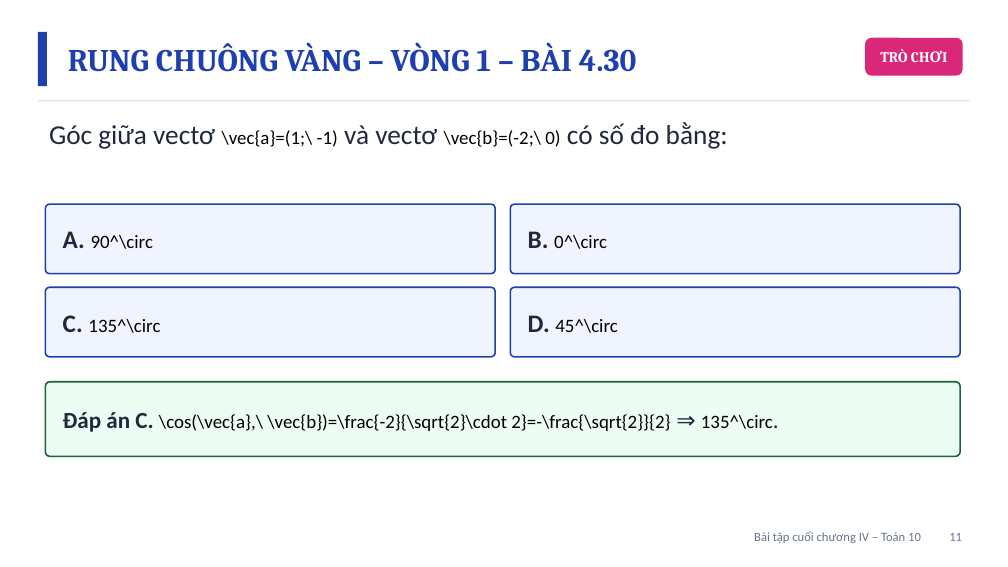
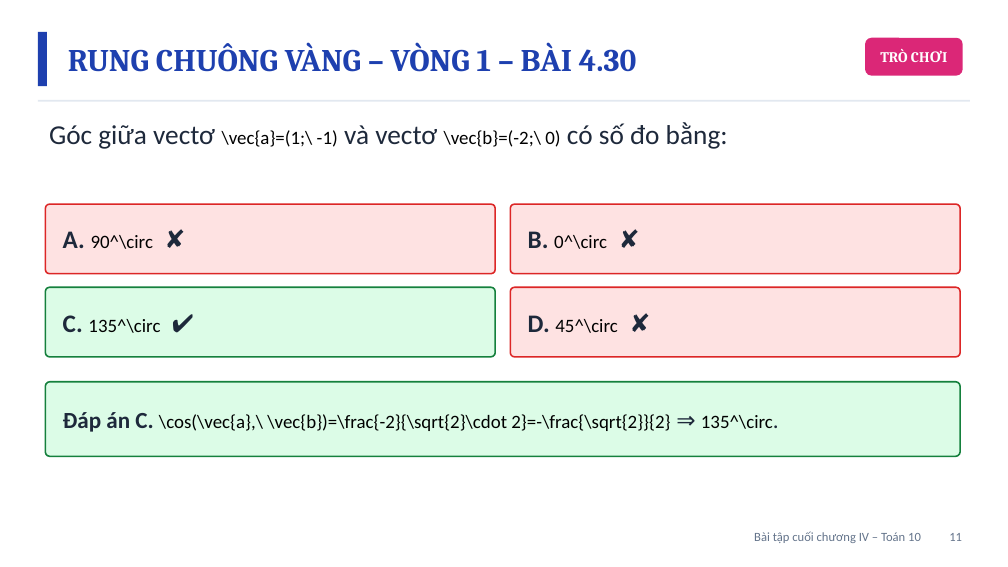
Before and after one commit to Trangtu66/Taode_thi_online, a slide deck: slide 11 of mon/toan/slide/lop10/BaiGiangDienTu_TOAN10_BaiTapCuoiChuong4_T38.pptx. Drawn at 1008x567 pixels with LibreOffice and Linux fonts; fonts in the diff are those of the drawing. Boxes give left, top, right and bottom in pixels: in the first picture for what was removed or moved away, otherwise in the second. Text is boxed around its words. In the diff, an @@ line names an element or a change of style, - is before the commit and + after.

```diff
--- a/mon/toan/slide/lop10/BaiGiangDienTu_TOAN10_BaiTapCuoiChuong4_T38.pptx
+++ b/mon/toan/slide/lop10/BaiGiangDienTu_TOAN10_BaiTapCuoiChuong4_T38.pptx
@@ rounded rectangle: place and size @@
-rounded rectangle at <box>510,287,960,357</box>
+rounded rectangle at <box>510,204,960,274</box>
@@ text at <box>63,231,153,249</box>: text changed @@
-A. 90^\circ
+A. 90^\circ ✘
@@ text at <box>528,231,607,249</box>: text changed @@
-B. 0^\circ
+B. 0^\circ ✘
@@ rounded rectangle at <box>45,287,495,357</box>: fill #EFF4FF to #DCFCE7; outline #1E40AF 1.5 pt to #15803D 1.5 pt @@
@@ fill #EFF4FF to #FEE2E2; outline #1E40AF 1.5 pt to #DC2626 1.5 pt in 3 elements at <box>510,204,960,274</box>, <box>45,204,495,274</box>, <box>510,287,960,357</box> @@
@@ rounded rectangle: place and size @@
-rounded rectangle at <box>510,204,960,274</box>
+rounded rectangle at <box>510,287,960,357</box>
@@ text at <box>63,315,160,333</box>: text changed @@
-C. 135^\circ
+C. 135^\circ ✔
@@ text at <box>528,315,617,333</box>: text changed @@
-D. 45^\circ
+D. 45^\circ ✘
@@ rounded rectangle at <box>45,382,960,457</box>: fill #ECFDF3 to #DCFCE7; outline #166534 1.5 pt to #15803D 1.5 pt @@
```
Also in this commit, not shown: 13 other slides changed, 37 other files.
